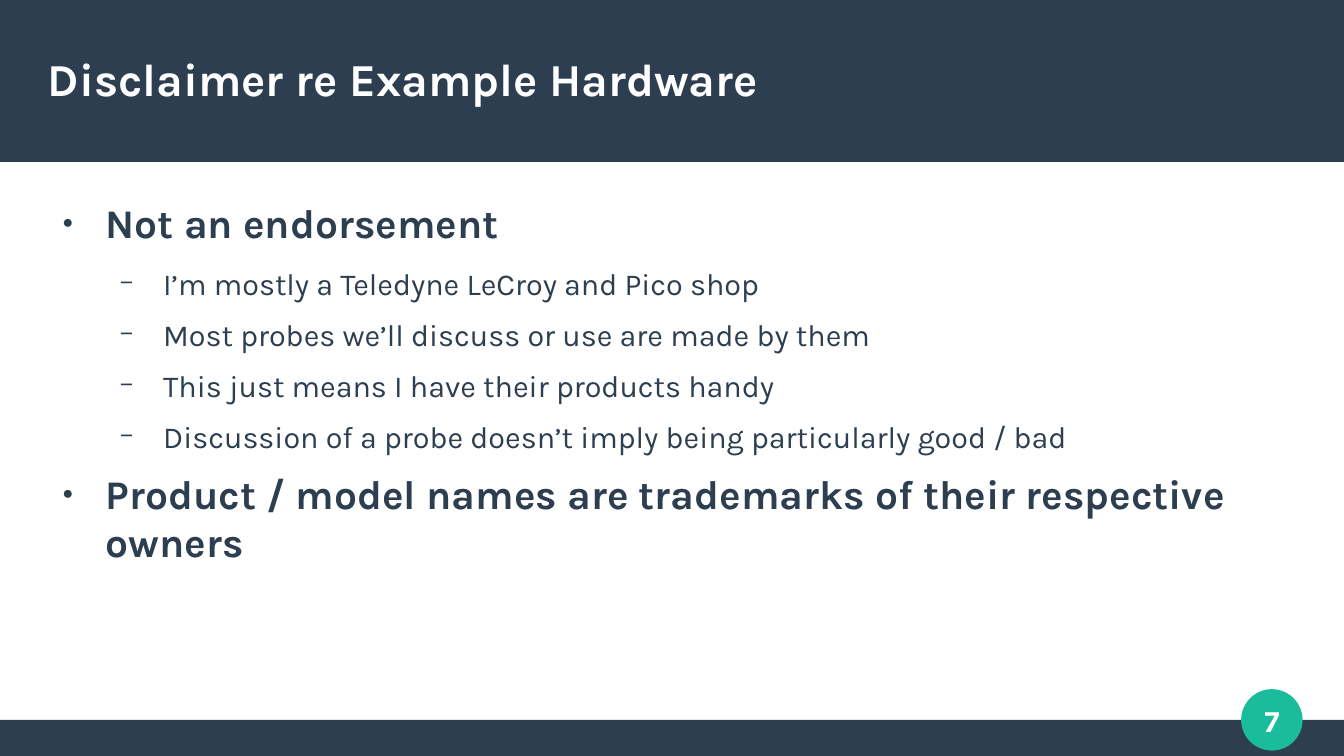
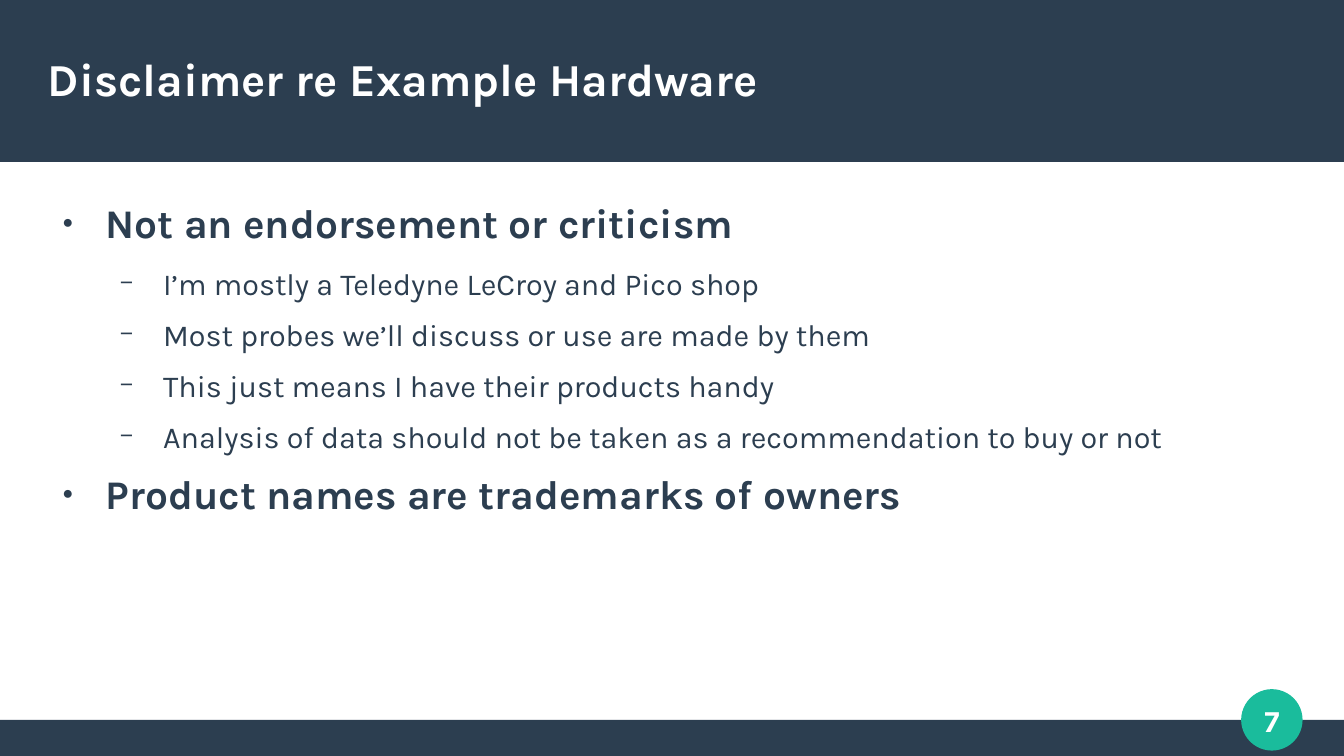
Before and after one commit to azonenberg/electronics-training, a slide deck: slide 7 of oscilloscope-probing/sec01-opener.odp. Drawn at 1344x756 pixels with LibreOffice and Linux fonts; fonts in the diff are those of the drawing. Boxes give left, top, right and bottom in pixels: in the first picture for what was removed or moved away, otherwise in the second. Text is boxed around its words. In the diff, an @@ line names an element or a change of style, - is before the commit and + after.

```diff
--- a/oscilloscope-probing/sec01-opener.odp
+++ b/oscilloscope-probing/sec01-opener.odp
@@ text at [106,209,733,239]: text changed @@
-● Not an endorsement
+● Not an endorsement or criticism
@@ text at [106,427,1161,510]: text changed @@
-  − Discussion of a probe doesn’t imply being particularly good / bad
-● Product / model names are trademarks of their respective owners
+  − Analysis of data should not be taken as a recommendation to buy or not
+● Product names are trademarks of owners
```
Also in this commit, not shown: 1 other slide changed, 2 slides added, 6 other files.
